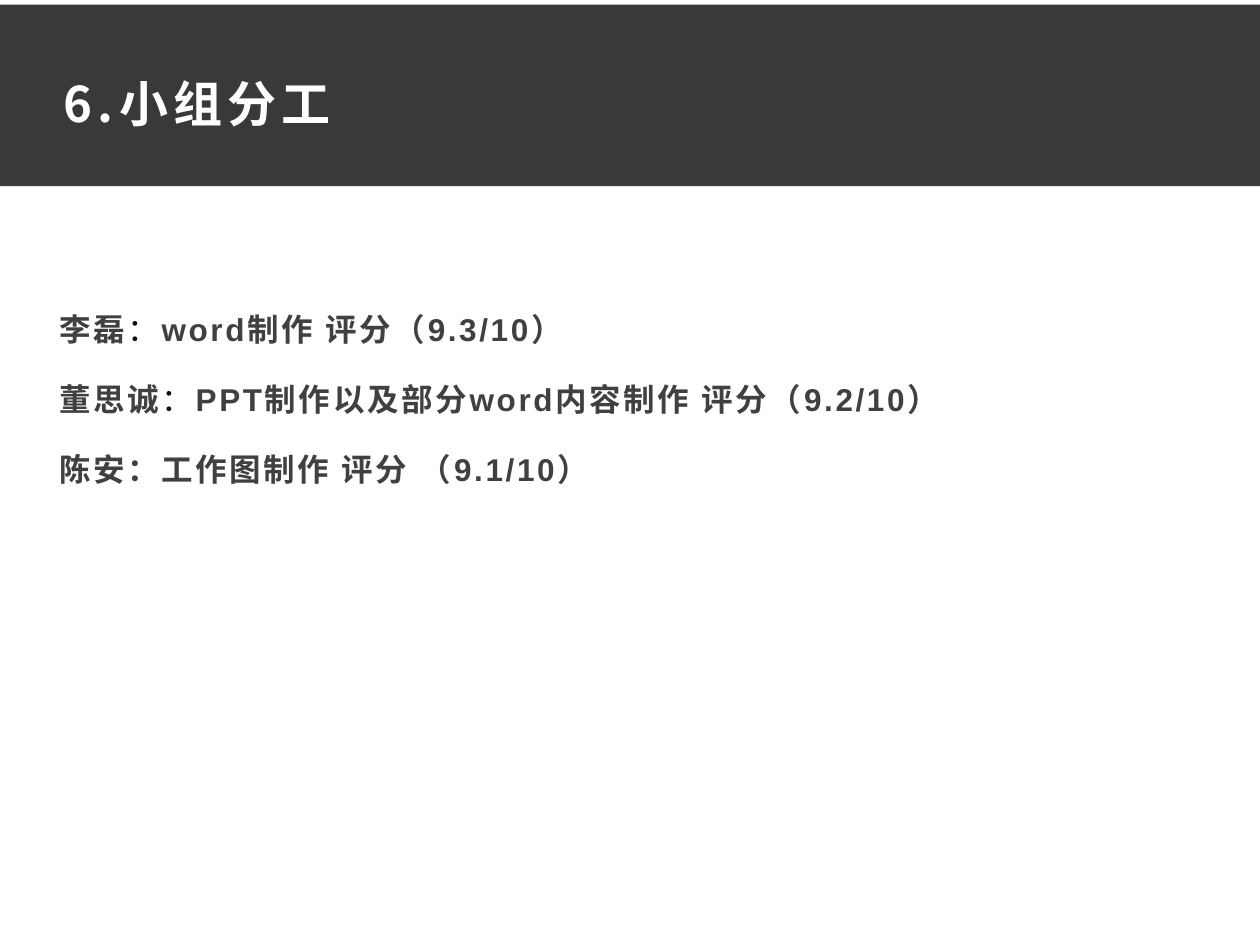
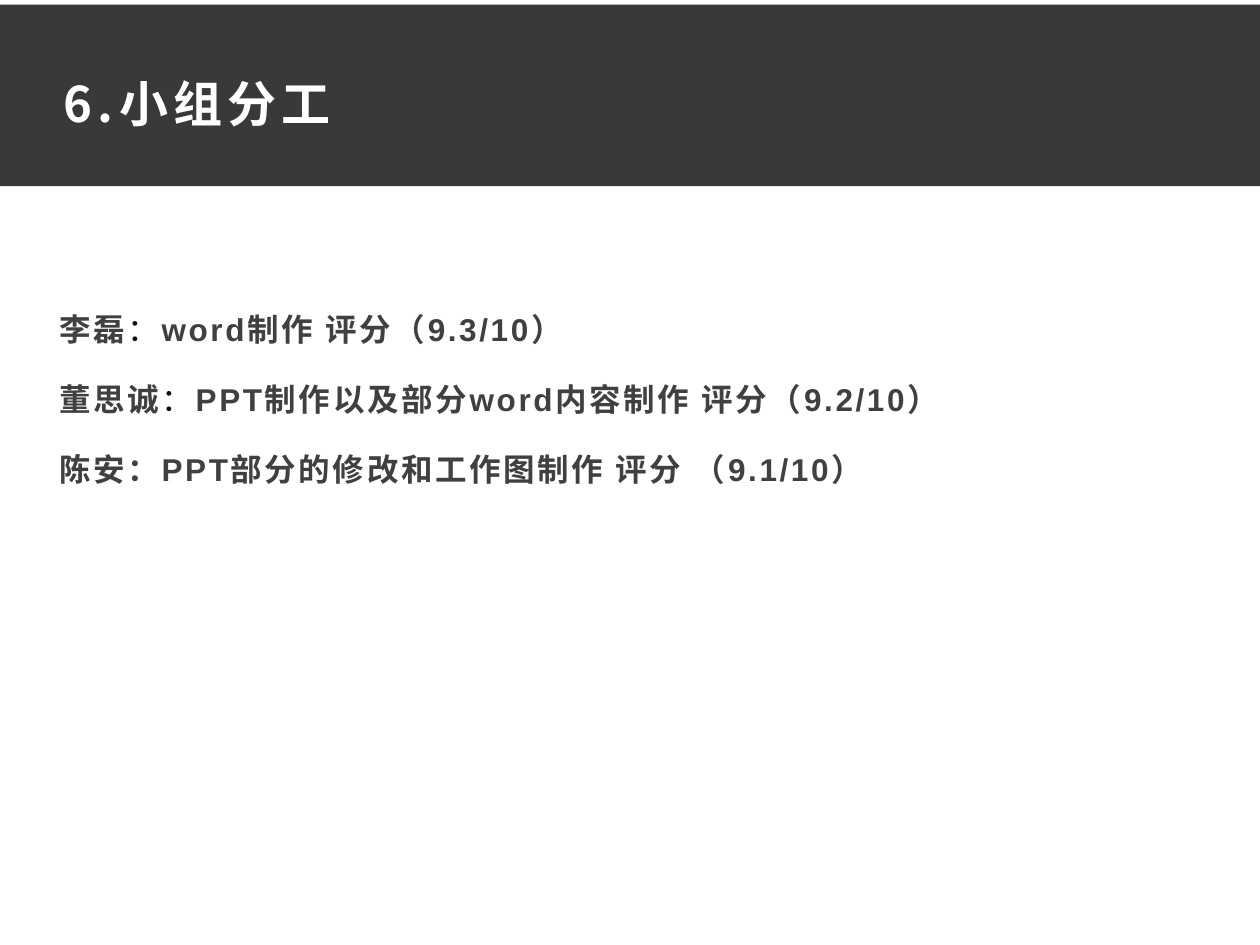
Before and after one commit to ConstanTWT/SE2020-G01, a slide deck: slide 20 of 项目计划书/G01小组项目计划PPT0.3.pptx (slide 21 before the commit). Drawn at 1260x945 pixels with LibreOffice and Linux fonts; fonts in the diff are those of the drawing. Boxes give left, top, right and bottom in pixels: in the first picture for what was removed or moved away, otherwise in the second. Text is boxed around its words. In the diff, an @@ line names an element or a change of style, - is before the commit and + after.

```diff
--- a/项目计划书/G01小组项目计划PPT0.3.pptx
+++ b/项目计划书/G01小组项目计划PPT0.3.pptx
@@ text at bbox=[59, 454, 863, 484]: text changed @@
-陈安：工作图制作 评分 （9.1/10）
+陈安：PPT部分的修改和工作图制作 评分 （9.1/10）
```
Also in this commit, not shown: 4 other slides changed, 1 slide removed, 2 other files.
